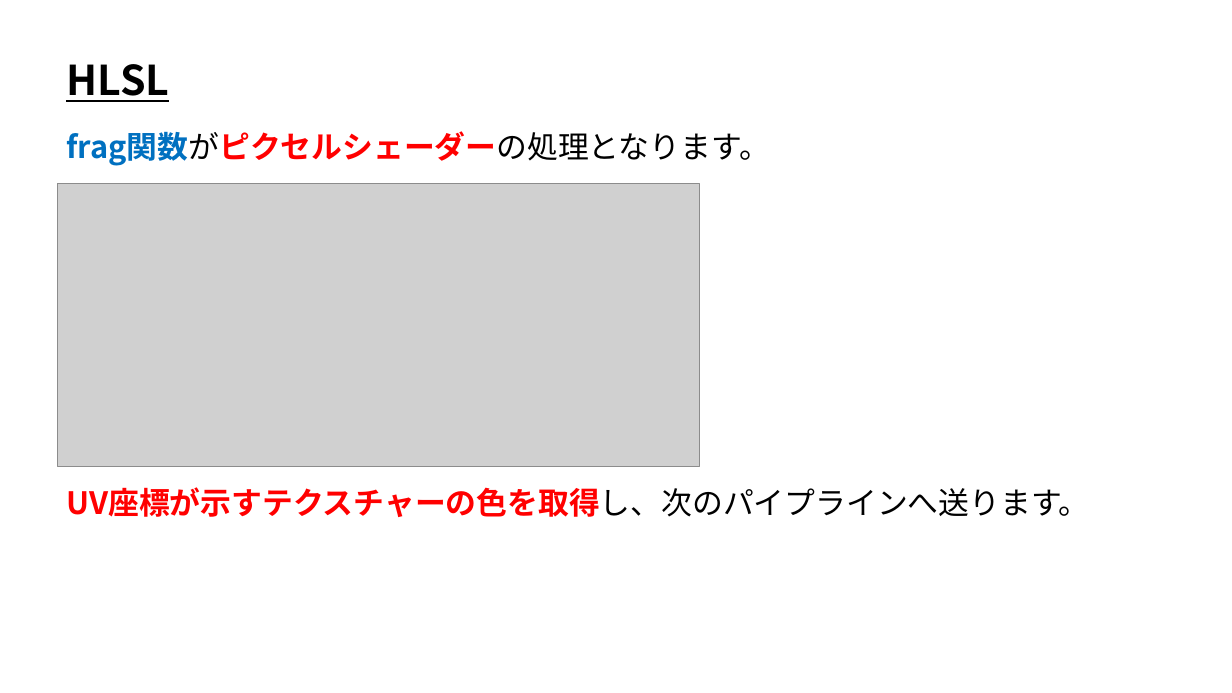
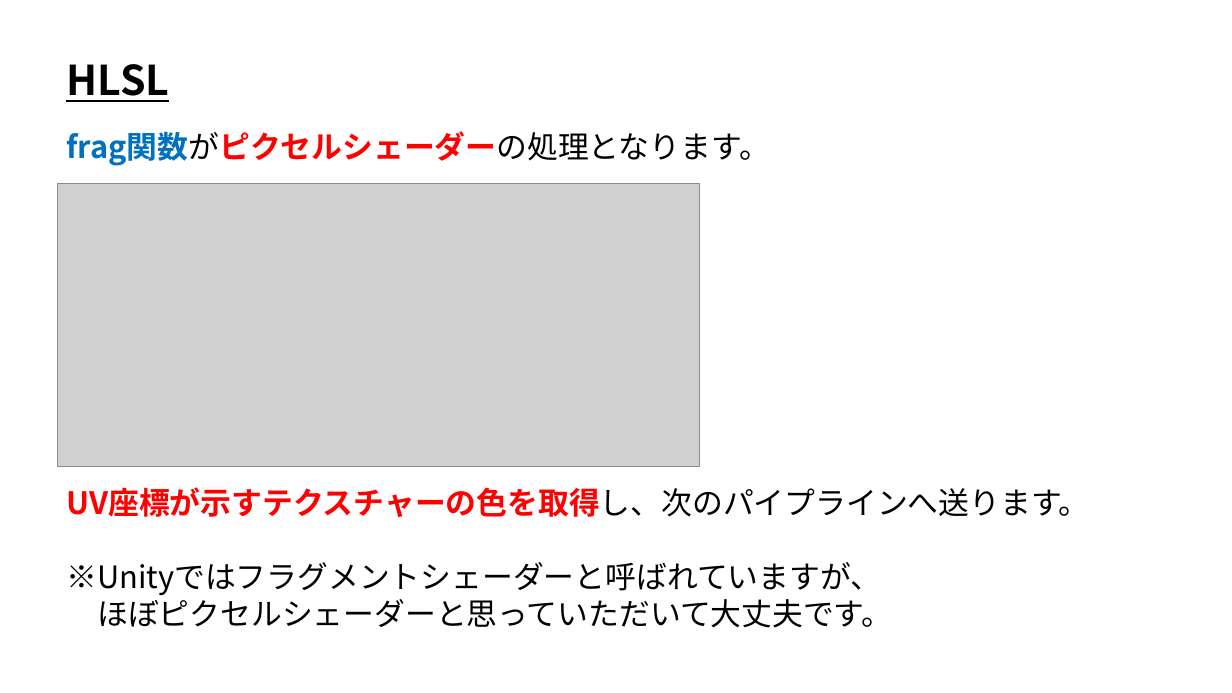
Before and after one commit to ArakiYusuke-Ohara/Textbook, a slide deck: slide 7 of ゲーム科2年/01_後期/ゲームプログラミング応用Ⅰ/01_HLSL.pptx. Drawn at 1232x693 pixels with LibreOffice and Linux fonts; fonts in the diff are those of the drawing; grey boxes stand for pictures. Boxes give left, top, right and bottom in pixels: in the first picture for what was removed or moved away, otherwise in the second. Text is boxed around its words. In the diff, an @@ line names an element or a change of style, - is before the commit and + after.

```diff
--- a/ゲーム科2年/01_後期/ゲームプログラミング応用Ⅰ/01_HLSL.pptx
+++ b/ゲーム科2年/01_後期/ゲームプログラミング応用Ⅰ/01_HLSL.pptx
@@ text at [66,562,892,628]: paragraphs added @@
+※Unityではフラグメントシェーダーと呼ばれていますが、
+ほぼピクセルシェーダーと思っていただいて大丈夫です。
```
Also in this commit, not shown: 1 other slide changed, 4 other files.
